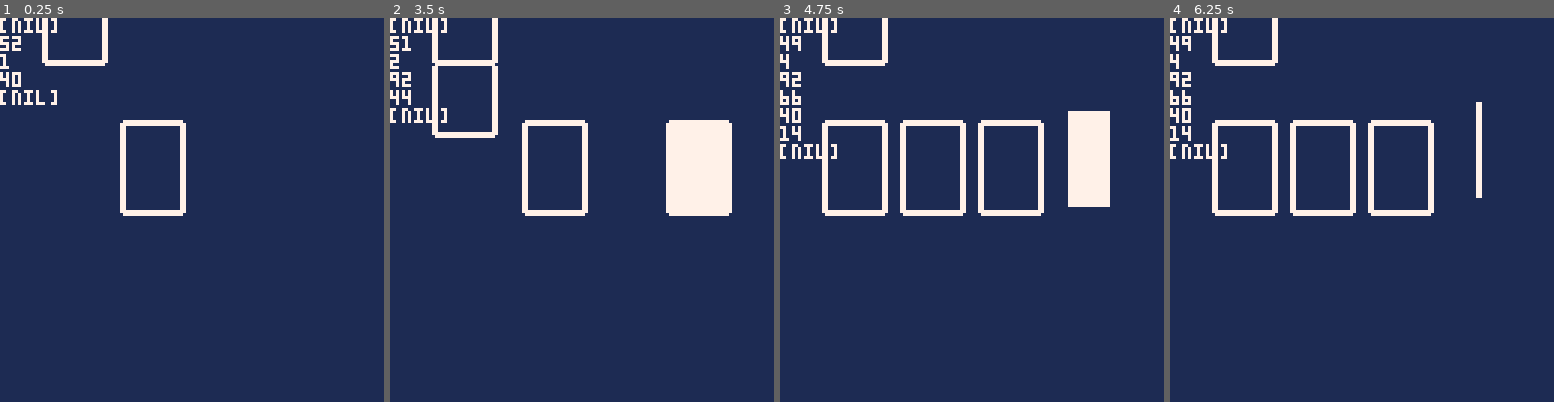
Above: before the commit, frames 1-4 (left to right).
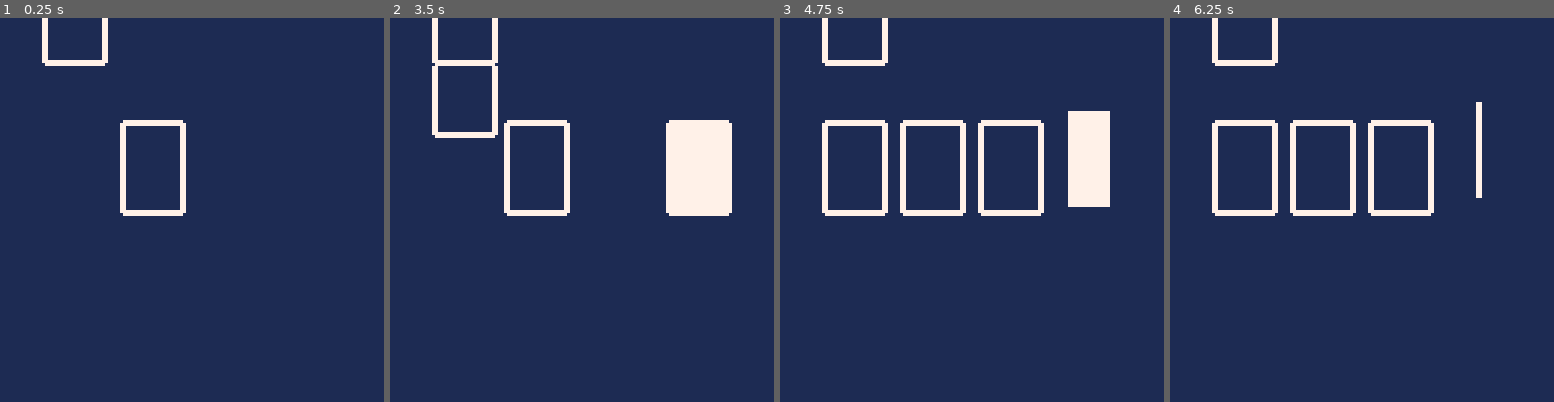
Above: after the commit, the same moments.

Repository: shen-sat/scoundrel
Game: PICO-8 cartridge game.p8
Same seed, same stepped clock (60 frames per second), same inputs: the game is played once before the commit and once after it.
Inputs:
- Up to frame 1 (0.25 s): no input
- Up to frame 2 (3.5 s): tap O (Z key) at 0.7, 1.7, 2.1, 2.5, 2.9, 3.3 s; hold Left from 3.08 s (still down)
- Up to frame 3 (4.75 s): release Left at 3.58 s; tap O (Z key) at 3.7, 4.1, 4.5 s
- Up to frame 4 (6.25 s): tap O (Z key) every 0.4 s from 4.9 to 6.1 s; hold Left 5.08-5.68 s

The runs differ from the first frame. In frame 1, 0.8% of the frame differs, in the area x 0-15%, y 0-23%; in frame 2, 2.6%, in the area x 0-52%, y 0-52%; in frame 3, 1.1%; in frame 4, 1.1%.

Commit message:
Remove other update functions as this cant be used. Add gamepad object

Diff:
--- a/create_card.lua
+++ b/create_card.lua
@@ -9,12 +9,11 @@
     frame_index = 1,
     state_change_time = 0,
     update = function(self)
-      local current_animation = self:animations()[self.state]
-      local frame_index = get_frame_index(current_animation,self.state_change_time,current_time)
+      local frame_index = get_frame_index(self,current_time)
 
       if frame_index == self.frame_index then return end
 
-      if frame_index > #current_animation:frames() then
+      if frame_index > #self:animations()[self.state]:frames() then
         if self.state == 'flip' then self.facedown = (not self.facedown) end
 
         self:set_state('idle')
@@ -96,7 +95,9 @@
   return card
 end
 
-function get_frame_index(animation,animation_start_time,current_time)
+function get_frame_index(caller,current_time)
+  local animation = caller:animations()[caller.state]
+  local animation_start_time = caller.state_change_time
 
   local time_elapsed = current_time - animation_start_time
   -- using flr makes sure we alwways return an integer at regular intervals
--- a/create_context.lua
+++ b/create_context.lua
@@ -10,7 +10,10 @@
         card:update()
       end
 
-      if self:is_complete() then self:set_state('idle') end
+      if self:is_complete() then
+        self:set_state('idle')
+        gamepad.disabled = false
+      end
 
       if self.state == 'deal' then self:deal() end
     end,
--- /dev/null
+++ b/create_gamepad.lua
@@ -0,0 +1,22 @@
+function create_gamepad(deck,context)
+  local gamepad = {
+  	context = context,
+    deck = deck,
+    disabled = false,
+  	update = function(self)
+      if self.disabled then return end
+      gamepad_debug = 'enabled'
+
+      if btnp(⬅️) then
+        deck:set_state('deal')
+        context:set_state('deal')
+        self.disabled = true
+      elseif btnp(4) then
+        local card = context.cards[1]
+        card:set_state('flip')
+      end
+  	end
+  }
+
+  return gamepad
+end
--- a/game.p8
+++ b/game.p8
@@ -20,21 +20,16 @@
   cls()
   -- bg
   rectfill(0,0,127,127,1)
+  -- other objects
   deck:draw()
   context:draw()
-  print(foo, 7)
-  print(#deck.cards, 7)
-  print(#context.cards, 7)
-  for c in all(context.cards) do
-    print(c.x)
-  end
-  print(counter)
 end
 
 function start_game()
   #include create_card.lua
   #include create_deck.lua
   #include create_context.lua
+  #include create_gamepad.lua
 
   first_card_x = 14
   first_card_y = 34
@@ -46,32 +41,20 @@
   deck_y = -16
   deck = create_deck(deck_x, deck_y, context)
 
-  foo = nil
+  gamepad = create_gamepad(deck, context)
+  set_gamepad(context, gamepad)
+
   current_time = 0
   game.update = game_update
 end
 
 function game_update()
-  if btnp(⬅️) then
-    deck:set_state('deal')
-    context:set_state('deal')
-    game.update = deal_update
-  elseif btnp(4) then
-    local card = context.cards[1]
-    card:set_state('flip')
-  end
-
-
-
+  gamepad:update()
   context:update()
   deck:update()
   current_time += 1
 end
 
-function deal_update()
-  deck:update()
-  context:update()
-
-  if context:is_complete() then game.update = game_update end
-  current_time += 1
+function set_gamepad(object,gamepad)
+  object.gamepad = gamepad
 end
Not shown, changed: TODO.txt
